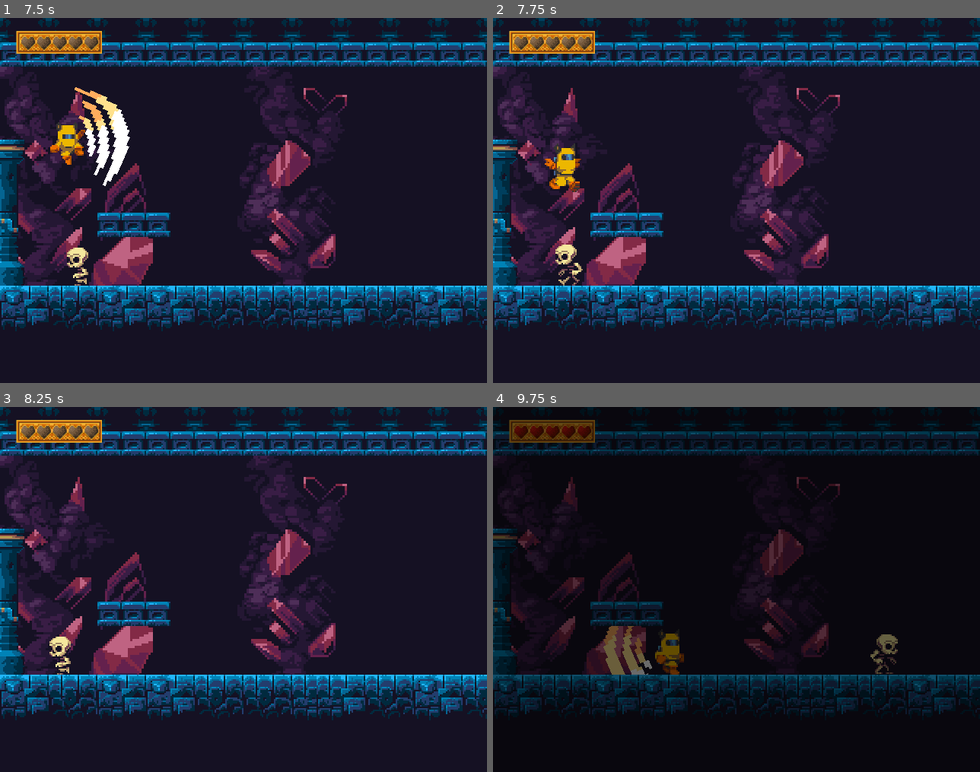
Above: before the commit, frames 1-4 (two rows, left to right).
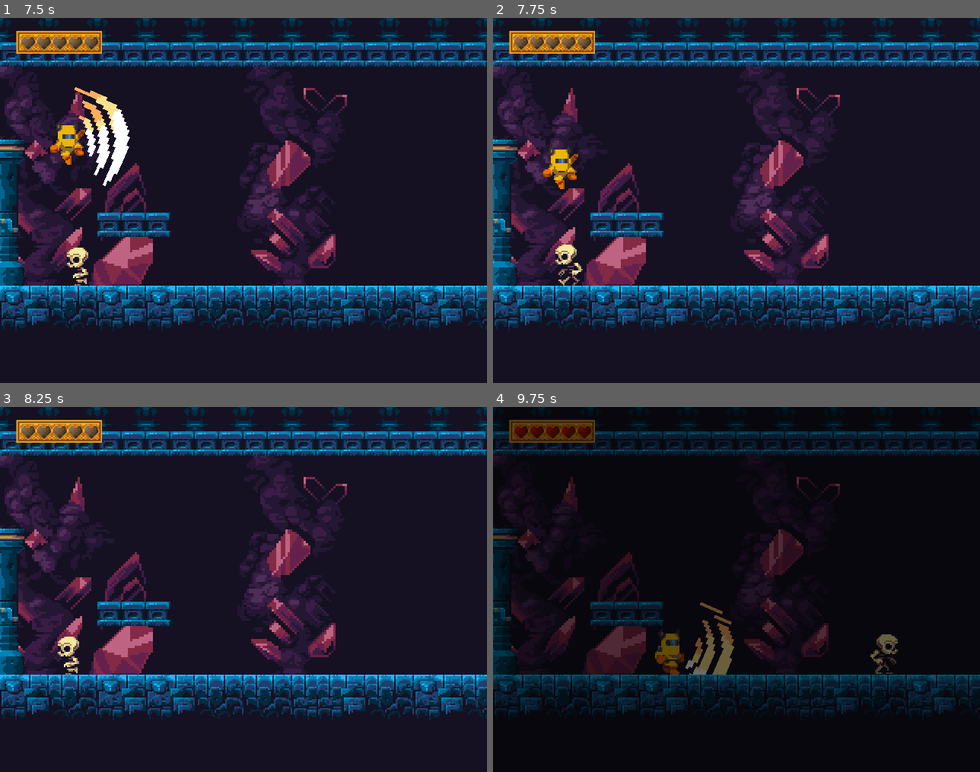
Above: after the commit, the same moments.

Repository: noob-slayer-1/metroidvania-prototype
Game: Godot game, scene res://scenes/main.tscn
Same seed, same stepped clock (60 frames per second), same inputs: the game is played once before the commit and once after it.
Inputs (mouse positions are in pixels of both pictures, inside the frame that each line leads up to):
- Up to frame 1 (7.5 s): tap Enter at 0.5 s; move the mouse to (350, 182) at 0.52 s; press the mouse at (350, 182) at 0.53 s; hold D (move_right) 0.53-1.25 s; tap Space (jump) at 0.77, 3.77, 6.77 s; release the mouse at (350, 182) at 1.25 s; drag from (146, 218) to (326, 277) at 1.27 s; move the mouse to (292, 120) at 2.02 s; hold D (move_right) 2.03-2.75 s; tap Y at 2.1, 6.6 s; drag from (219, 273) to (384, 266) at 2.77 s; move the mouse to (389, 255) at 3.52 s; hold A (move_left) 3.53-4.25 s; tap Q at 3.6 s; drag from (97, 145) to (316, 251) at 4.27 s; move the mouse to (267, 200) at 5.02 s; press the mouse at (267, 200) at 5.03 s; hold A (move_left) 5.03-5.75 s; release the mouse at (267, 200) at 5.75 s; drag from (170, 109) to (146, 218) at 5.77 s; move the mouse to (350, 182) at 6.52 s; hold D (move_right) 6.53-7.25 s; drag from (146, 218) to (82, 266) at 7.27 s
- Up to frame 2 (7.75 s): no input
- Up to frame 3 (8.25 s): move the mouse to (292, 509) at 8.02 s; hold A (move_left) from 8.03 s (still down); tap Q at 8.1 s
- Up to frame 4 (9.75 s): release A (move_left) at 8.75 s; drag from (712, 662) to (590, 534) at 8.77 s; move the mouse to (882, 644) at 9.52 s; press the mouse at (882, 644) at 9.53 s; hold D (move_right) from 9.53 s (still down)

Frame 1 is identical in both runs. In frame 2, 0.6% of the frame differs, in the area x 10-19%, y 34-48%; in frame 3, 0.4%; in frame 4, 1.4%, in the area x 22-50%, y 53-74%.

Commit message:
fix: disable player control when defeated

Diff:
--- a/scenes/main.tscn
+++ b/scenes/main.tscn
@@ -21,6 +21,23 @@
 "values": [Color(0, 0, 0, 0)]
 }
 
+[sub_resource type="Animation" id="Animation_o6xl0"]
+resource_name = "room_transition"
+length = 0.6
+step = 0.1
+tracks/0/type = "value"
+tracks/0/imported = false
+tracks/0/enabled = true
+tracks/0/path = NodePath("ColorRect:color")
+tracks/0/interp = 1
+tracks/0/loop_wrap = true
+tracks/0/keys = {
+"times": PackedFloat32Array(0, 0.6),
+"transitions": PackedFloat32Array(1, 1),
+"update": 0,
+"values": [Color(0, 0, 0, 0), Color(0, 0, 0, 1)]
+}
+
 [sub_resource type="Animation" id="Animation_tbgi4"]
 resource_name = "trap_reset"
 length = 0.4
@@ -33,23 +50,6 @@
 tracks/0/loop_wrap = true
 tracks/0/keys = {
 "times": PackedFloat32Array(0, 0.4),
-"transitions": PackedFloat32Array(1, 1),
-"update": 0,
-"values": [Color(0, 0, 0, 0), Color(0, 0, 0, 1)]
-}
-
-[sub_resource type="Animation" id="Animation_o6xl0"]
-resource_name = "room_transition"
-length = 0.6
-step = 0.1
-tracks/0/type = "value"
-tracks/0/imported = false
-tracks/0/enabled = true
-tracks/0/path = NodePath("ColorRect:color")
-tracks/0/interp = 1
-tracks/0/loop_wrap = true
-tracks/0/keys = {
-"times": PackedFloat32Array(0, 0.6),
 "transitions": PackedFloat32Array(1, 1),
 "update": 0,
 "values": [Color(0, 0, 0, 0), Color(0, 0, 0, 1)]
--- a/scenes/player/player_movement.gd
+++ b/scenes/player/player_movement.gd
@@ -22,6 +22,7 @@
 func _ready() -> void:
 	Events.trap_hit.connect(_on_trap_hit)
 	Events.player_resetted.connect(_on_player_resetted)
+	Events.player_health_depleted.connect(_on_player_health_depleted)
 
 func update() -> void:
 	gravity.set_gravity(get_gravity())
@@ -83,3 +84,6 @@
 
 func _on_player_resetted():
 	can_controlled = true
+
+func _on_player_health_depleted():
+	can_controlled = false
